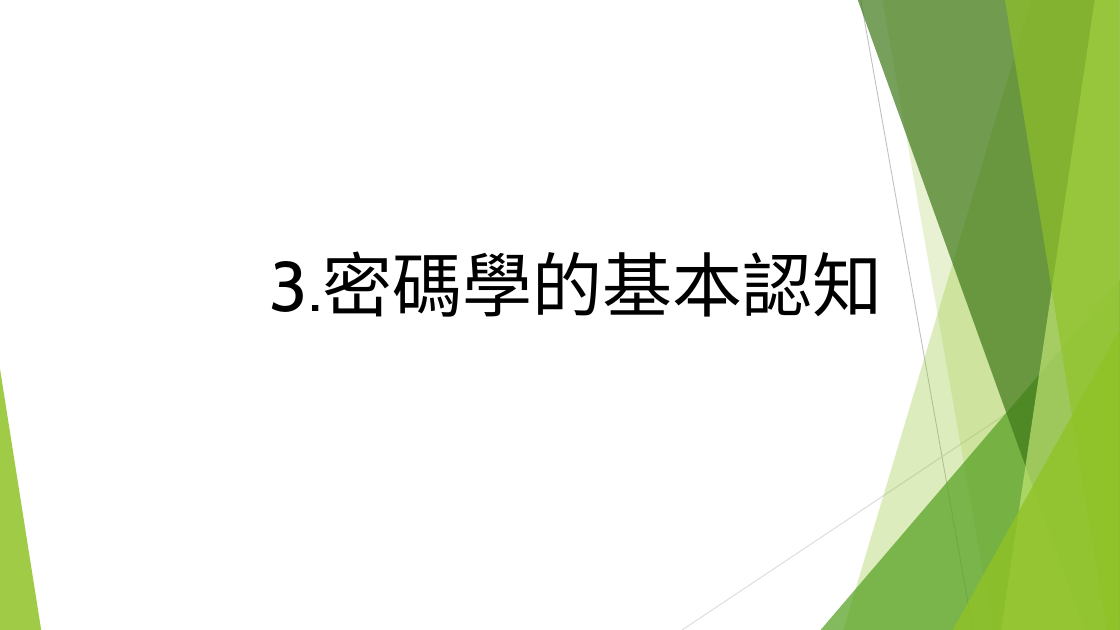
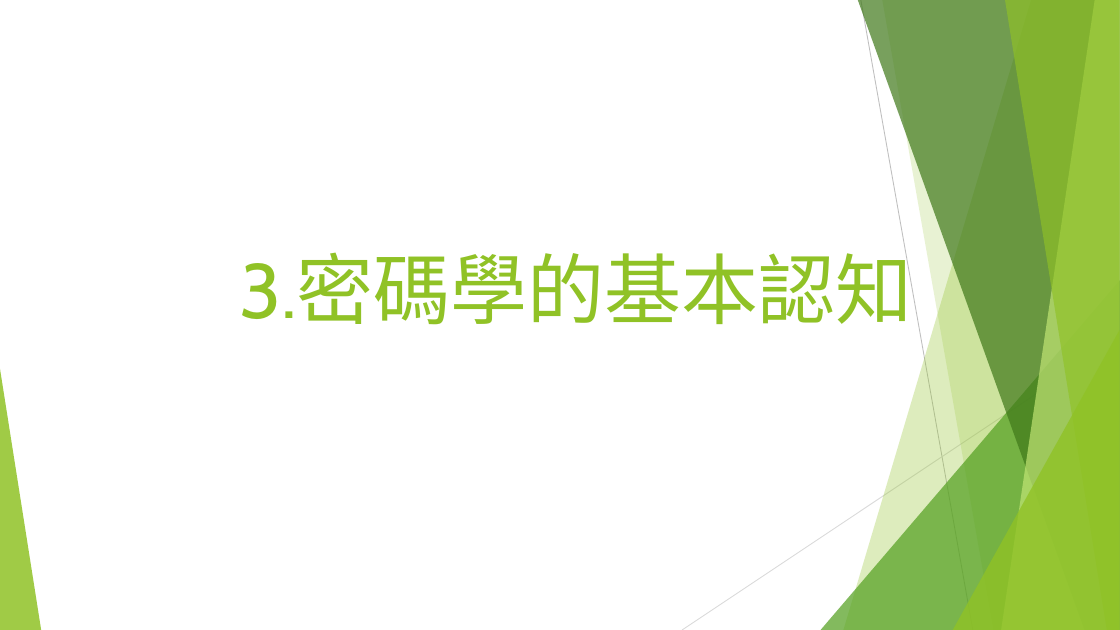
Before and after one commit to a909h333/Security2022, a slide deck: slide 7 of A090H333_資訊安全與素養_期中考報告.pptx (slide 5 before the commit). Drawn at 1120x630 pixels with LibreOffice and Linux fonts; fonts in the diff are those of the drawing. Boxes give left, top, right and bottom in pixels: in the first picture for what was removed or moved away, otherwise in the second. Text is boxed around its words. In the diff, an @@ line names an element or a change of style, - is before the commit and + after.

```diff
--- a/A090H333_資訊安全與素養_期中考報告.pptx
+++ b/A090H333_資訊安全與素養_期中考報告.pptx
@@ text "3.密碼學的基本認知": place and size @@
-text "3.密碼學的基本認知" at <box>270,252,883,317</box>
+text "3.密碼學的基本認知" at <box>239,254,913,325</box>
@@ text "3.密碼學的基本認知" at <box>239,254,913,325</box>: size 60 to 66 pt, text colour #000000 to #90C226 @@
```
Also in this commit, not shown: 9 other slides changed, 8 slides added.
